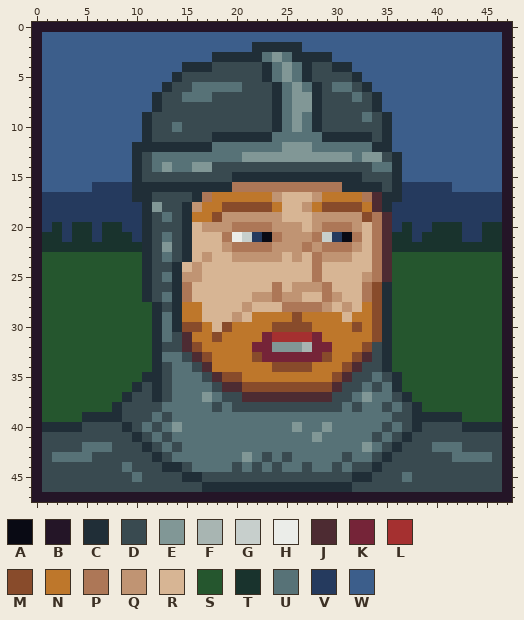
Edited in one commit: pixel-art file (img/heroes/hero_castle_knight.aseprite). Above: the version before the commit.
48x48 pixels, 1 frame.
Palette (. is transparent): A #090a14  B #241527  C #202e37  D #394a50  E #819796  F #a8b5b2  G #c7cfcc  H #ebede9  J #4d2b32  K #752438  L #a53030  M #884b2b  N #be772b  P #ad7757  Q #c09473  R #d7b594  S #25562e  T #19332d  U #577277  V #253a5e  W #3c5e8b
Now the later version:
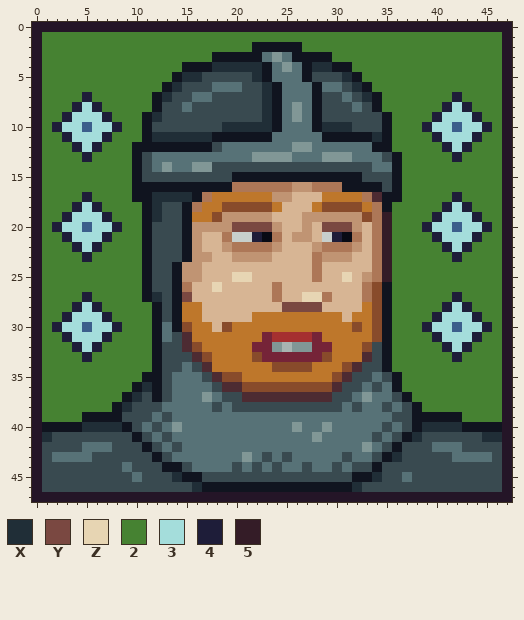
Colours new in this view: X #202e37  Y #7a4841  Z #e7d5b3  2 #468232  3 #a4dddb  4 #1e1d39  5 #341c27
Edits made:
colour C: #202e37 -> #10141f
y 1: x 1..46 WWWWWWWWWWWWWWWWWWWWWWWWWWWWWWWWWWWWWWWWWWWWWW -> 2222222222222222222222222222222222222222222222
y 2: x 1..21 WWWWWWWWWWWWWWWWWWWWW -> 222222222222222222222; x 27..46 WWWWWWWWWWWWWWWWWWWW -> 22222222222222222222
y 3: x 1..17 WWWWWWWWWWWWWWWWW -> 22222222222222222; x 30..46 WWWWWWWWWWWWWWWWW -> 22222222222222222
y 4: x 1..14 WWWWWWWWWWWWWW -> 22222222222222; x 18..22 DDDDD -> XXXXX; x 28..29 DD -> XX; x 32..46 WWWWWWWWWWWWWWW -> 222222222222222
y 5: x 1..13 WWWWWWWWWWWWW -> 2222222222222; x 15..16 DD -> XX; x 22 D -> X; x 25 E -> U; x 31 D -> X; x 33..46 WWWWWWWWWWWWWW -> 22222222222222
y 6: x 1..12 WWWWWWWWWWWW -> 222222222222; x 14 D -> X; x 16..17 UU -> DD; x 23 D -> X; x 26 E -> U; x 29 D -> U; x 31..32 UD -> DX; x 34..46 WWWWWWWWWWWWW -> 2222222222222
y 7: x 1..11 WWWWWWWWWWW -> 22224222222; x 13 D -> X; x 15 U -> D; x 23 D -> X; x 26..27 EE -> UU; x 31..33 DUD -> UDX; x 35..46 WWWWWWWWWWWW -> 222222242222
y 8: x 1..11 WWWWWWWWWWW -> 22243422222; x 15 D -> U; x 23 D -> X; x 27 E -> U; x 32 D -> U; x 35..46 WWWWWWWWWWWW -> 222222434222
y 9: x 1..10 WWWWWWWWWW -> 2243334222; x 12 D -> X; x 23 D -> X; x 33 U -> D; x 36..46 WWWWWWWWWWW -> 22224333422
y 10: x 1..4 WWWW -> 2433; x 6..10 WWWWW -> 33422; x 14 U -> D; x 19..23 DDDDD -> XXXXX; x 26 E -> U; x 29..31 DDD -> XXX; x 36..41 WWWWWW -> 222433; x 43..46 WWWW -> 3342
y 11: x 1..10 WWWWWWWWWW -> 2243334222; x 12..17 DDDDDD -> XXXXXX; x 34 D -> X; x 36..46 WWWWWWWWWWW -> 22224333422
y 12: x 1..9 WWWWWWWWW -> 222434222; x 18 U -> D; x 25 E -> U; x 36..46 WWWWWWWWWWW -> 22222434222
y 13: x 1..9 WWWWWWWWW -> 222242222; x 21 E -> U; x 26..28 EEE -> UUU; x 33..34 EE -> UU; x 37..46 WWWWWWWWWW -> 2222242222
y 14..15: x 1..9 WWWWWWWWW -> 222222222; x 37..46 WWWWWWWWWW -> 2222222222
y 16: x 1..9 WWWWWVVVV -> 222222222; x 26..27 PP -> QQ; x 37..46 VVVVVWWWWW -> 2222222222
y 17: x 1..9 VVVVVVVVV -> 222242222; x 12..15 DDDD -> XXXX; x 25 R -> Q; x 28 Q -> R; x 37..46 VVVVVVVVVV -> 2222242222
y 18: x 1..10 VVVVVVVVVV -> 2224342222; x 12 E -> X; x 16 Q -> P; x 27 Q -> R; x 34 J -> P; x 36..46 VVVVVVVVVVV -> 22222434222
y 19: x 1..10 VVVVVVVVVV -> 2243334222; x 12..13 DU -> XD; x 24 Q -> R; x 27 R -> Q; x 35..46 JVVVVVVVVVVV -> 522224333422
y 20: x 1..10 VTVTTVTTVV -> 2433W33422; x 16 R -> Q; x 20..23 PPPP -> YYYY; x 25..31 QQRQPPP -> RRQRYYY; x 35..46 JVTVVTTTVVTT -> 5222433W3342
y 21: x 1..10 TTVTTVTTTV -> 2243334222; x 13 U -> D; x 16 R -> Q; x 20 H -> G; x 22 V -> 4; x 25 Q -> R; x 28 P -> R; x 30 V -> 4; x 35..46 JTTVTTTTVVTT -> 522224333422
y 22: x 1..10 TTTTTTTTTT -> 2224342222; x 13 E -> D; x 16 R -> Q; x 25..27 QQP -> RRR; x 35..46 JTTTTTTTTTTT -> 522222434222
y 23: x 1..10 SSSSSSSSSS -> 2222422222; x 13 U -> D; x 16 R -> Q; x 24 Q -> R; x 26 Q -> R; x 35..46 JSSSSSSSSSSS -> 522222242222
y 24: x 1..10 SSSSSSSSSS -> 2222222222; x 15 R -> Q; x 35..46 JSSSSSSSSSSS -> 522222222222
y 25: x 1..10 SSSSSSSSSS -> 2222222222; x 13 U -> D; x 20..21 RR -> ZZ; x 31 R -> Z; x 35..46 JSSSSSSSSSSS -> 522222222222
y 26: x 1..10 SSSSSSSSSS -> 2222222222; x 18 R -> Z; x 26..29 QQQP -> RRRR; x 36..46 SSSSSSSSSSS -> 22222222222
y 27: x 1..10 SSSSSSSSSS -> 2222422222; x 12..13 DU -> XD; x 15 P -> Y; x 22..23 QQ -> RR; x 25..28 QQRR -> RRZZ; x 30 Q -> R; x 36..46 SSSSSSSSSSS -> 22222242222
y 28: x 1..11 SSSSSSSSSSS -> 22243422222; x 21 Q -> R; x 25..29 PPPPQ -> YYYYR; x 31 Q -> R; x 36..46 SSSSSSSSSSS -> 22222434222
y 29: x 1..11 SSSSSSSSSSS -> 22433342222; x 13 U -> D; x 20 Q -> R; x 26 M -> N; x 36..46 SSSSSSSSSSS -> 22224333422
y 30: x 1..11 SSSSSSSSSSS -> 2433W334222; x 16 M -> N; x 24..27 MMMM -> NNNN; x 36..46 SSSSSSSSSSS -> 222433W3342
y 31: x 1..11 SSSSSSSSSSS -> 22433342222; x 18 M -> N; x 36..46 SSSSSSSSSSS -> 22224333422
y 32: x 1..11 SSSSSSSSSSS -> 22243422222; x 25 E -> F; x 27 F -> E; x 36..46 SSSSSSSSSSS -> 22222434222
y 33: x 1..11 SSSSSSSSSSS -> 22224222222; x 13..14 UU -> DD; x 32 M -> N; x 36..46 SSSSSSSSSSS -> 22222242222
y 34: x 1..11 SSSSSSSSSSS -> 22222222222; x 14 U -> D; x 36..46 SSSSSSSSSSS -> 22222222222
y 35: x 1..10 SSSSSSSSSS -> 2222222222; x 37..46 SSSSSSSSSS -> 2222222222
y 36: x 1..9 SSSSSSSSS -> 222222222; x 11 D -> X; x 37..46 SSSSSSSSSS -> 2222222222
y 37: x 1..8 SSSSSSSS -> 22222222; x 10 D -> X; x 38..46 SSSSSSSSS -> 222222222
y 38: x 1..7 SSSSSSS -> 2222222; x 9 D -> X; x 39..46 SSSSSSSS -> 22222222
y 39: x 1..4 SSSS -> 2222; x 43..46 SSSS -> 2222
y 40: x 5..8 DDDD -> XXXX; x 39..42 DDDD -> XXXX
y 41: x 1 D -> X; x 38 D -> X; x 45..46 DD -> XX
y 43: x 36 D -> X
y 45: x 14 D -> X; x 34 D -> X
y 46: x 16 D -> X; x 32 D -> X
